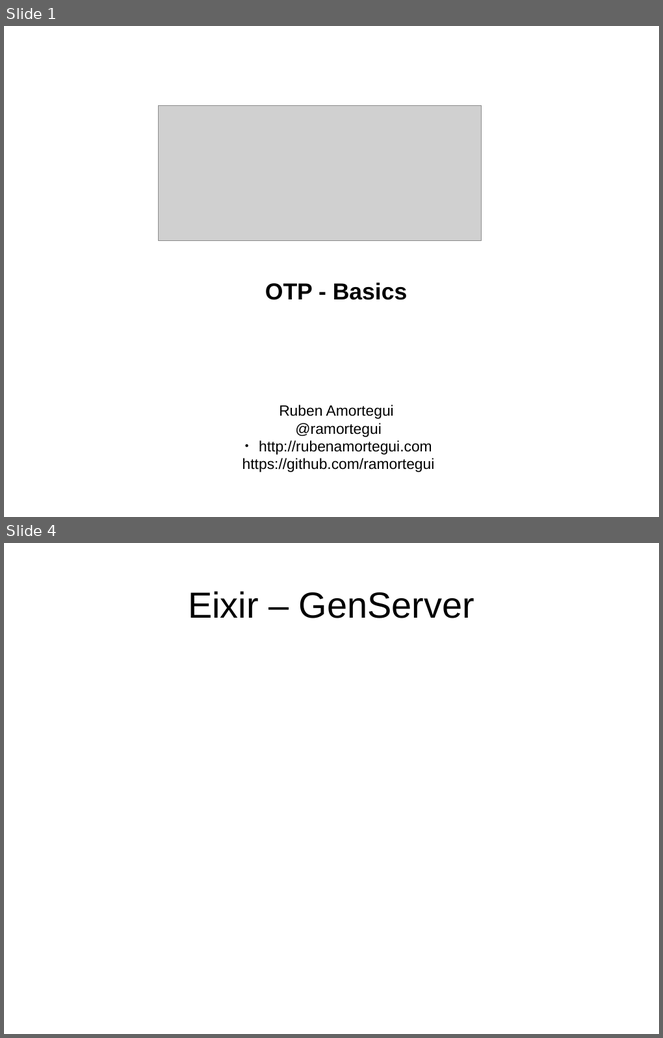
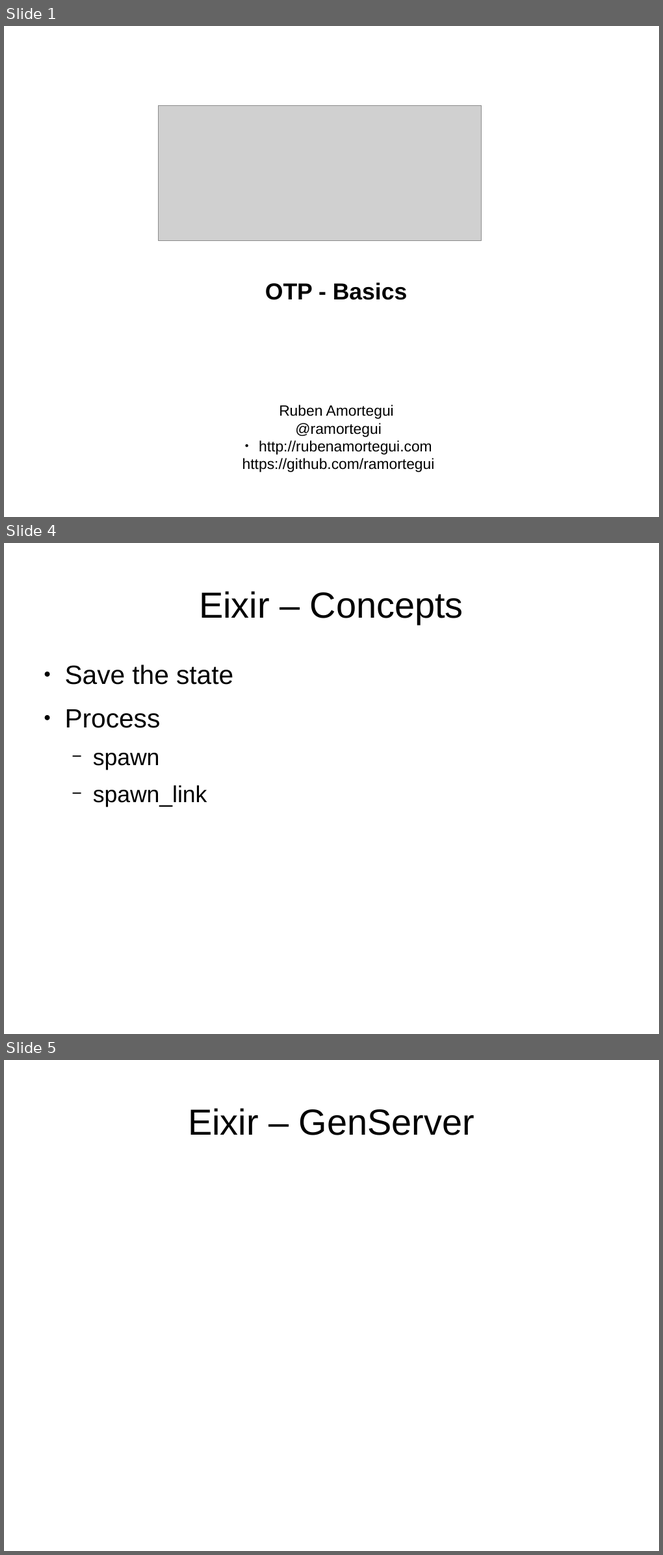
Before and after one commit to ramortegui/talks, a slide deck: elixir-otp-basics.odp. Shown one above the other, each under a label of ours: slides 1 and 4 before the commit, slides 1, 4 and 5 after it; the slides between them are not shown. The pictures are 663x1038 and 663x1555 pixels, drawn with LibreOffice and Linux fonts; fonts in the diff are those of the drawing; grey boxes stand for pictures. Boxes give left, top, right and bottom in pixels: in the first picture for what was removed or moved away, otherwise in the second. Text is boxed around its words. In the diff, an @@ line names an element or a change of style, - is before the commit and + after.

Commit message:
Split History and Concepts section.

```diff
--- a/elixir-otp-basics.odp
+++ b/elixir-otp-basics.odp
@@ slide 4 added at (4, 543, 659, 1034), background #FFFFFF @@
@@ title added at (199, 591, 464, 624), 44 pt, text #000000 @@
+Eixir – Concepts
@@ text added at (65, 665, 233, 807), 32 pt, text #000000 @@
+● Save the state
+● Process
+  − spawn
+  − spawn_link
@@ what was slide 4 is now slide 5 @@
```
Also in this commit, not shown: 2 slides changed.
